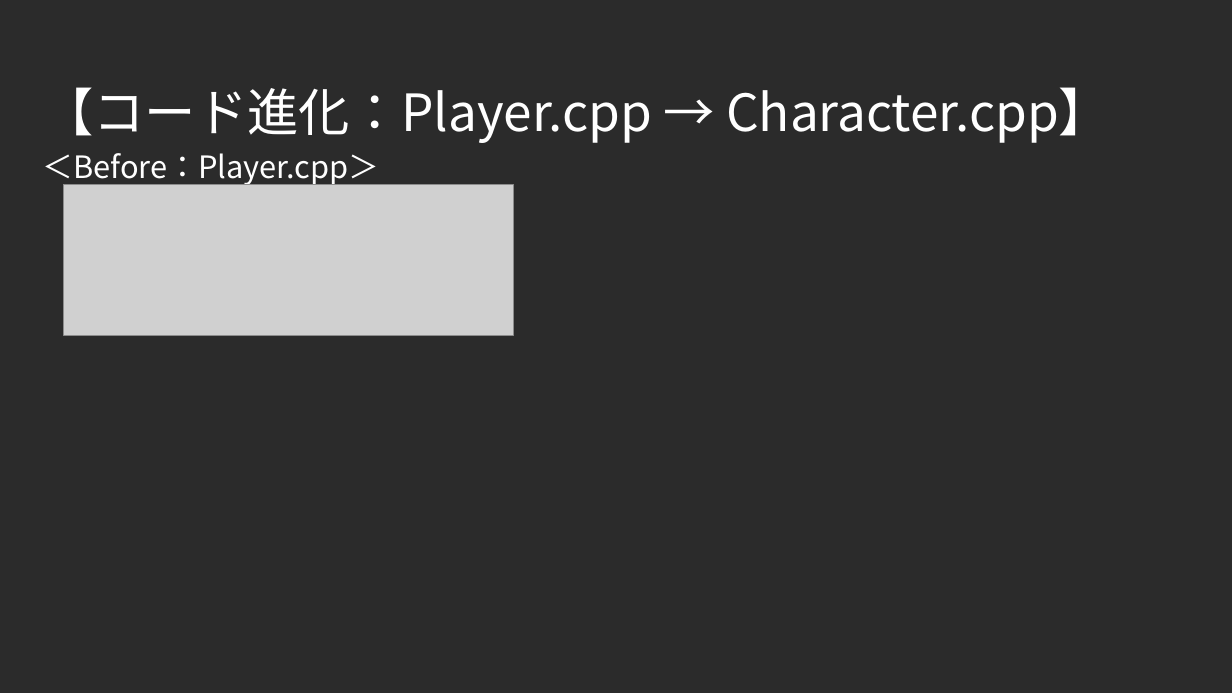
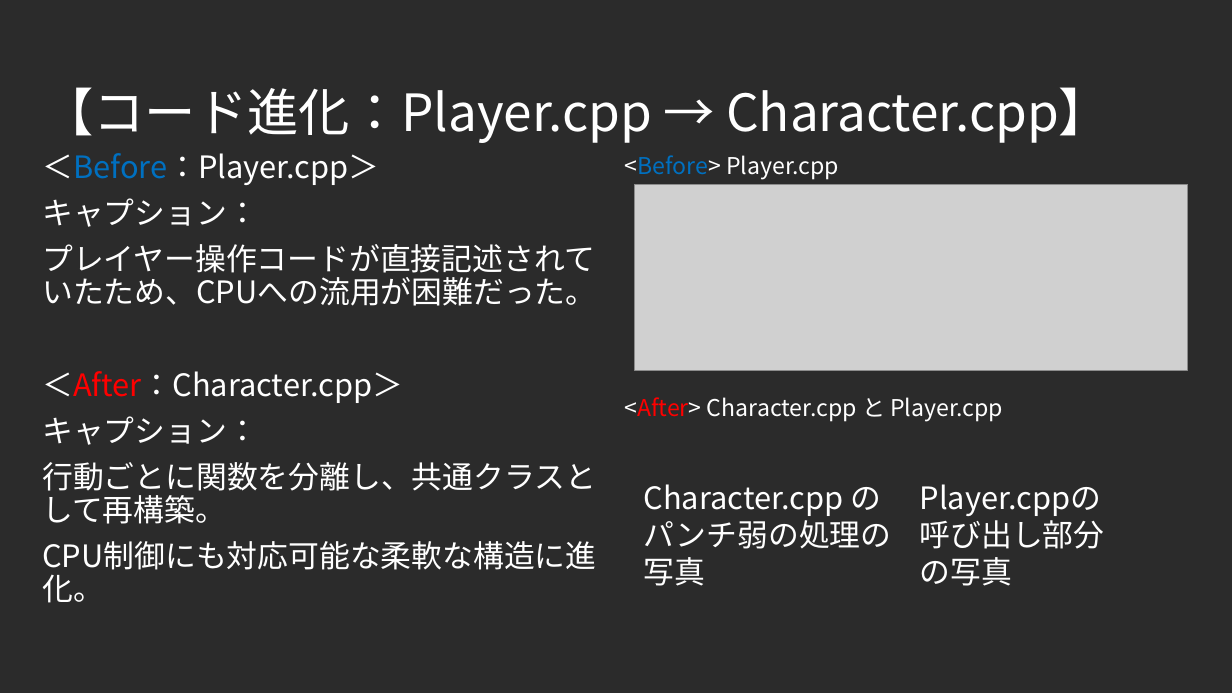
Before and after one commit to F0402Nishi/FightingGame, a slide deck: slide 8 of 仕様書.pptx (slide 7 before the commit). Drawn at 1232x693 pixels with LibreOffice and Linux fonts; fonts in the diff are those of the drawing; grey boxes stand for pictures; background and template pictures are left out; a plain dark background stands for a picture behind light text. Boxes give left, top, right and bottom in pixels: in the first picture for what was removed or moved away, otherwise in the second. Text is boxed around its words. In the diff, an @@ line names an element or a change of style, - is before the commit and + after.

```diff
--- a/仕様書.pptx
+++ b/仕様書.pptx
@@ subtitle at box(42, 153, 379, 185): text colour #FFFFFF to #0070C0 in "＜Before：Player.cpp＞" @@
@@ text added at box(625, 155, 839, 180), 18 pt, text #FFFFFF @@
+<Before> Player.cpp
@@ subtitle at box(42, 198, 596, 603): paragraphs added @@
+キャプション：
+プレイヤー操作コードが直接記述されていたため、CPUへの流用が困難だった。
+＜After：Character.cpp＞
+キャプション：
+行動ごとに関数を分離し、共通クラスとして再構築。
+CPU制御にも対応可能な柔軟な構造に進化。
@@ picture: place and size @@
-picture at box(64, 184, 514, 335)
+picture at box(635, 184, 1189, 370)
@@ text added at box(625, 397, 1003, 421), 18 pt, text #FFFFFF @@
+<After> Character.cpp と Player.cpp
@@ text added at box(644, 484, 892, 586), 24 pt, text #FFFFFF @@
+Character.cpp のパンチ弱の処理の写真
@@ text added at box(920, 484, 1101, 516), 24 pt, text #FFFFFF @@
+Player.cppの呼び出し部分の写真
```
Also in this commit, not shown: 3 slides added, 5 slides removed.
